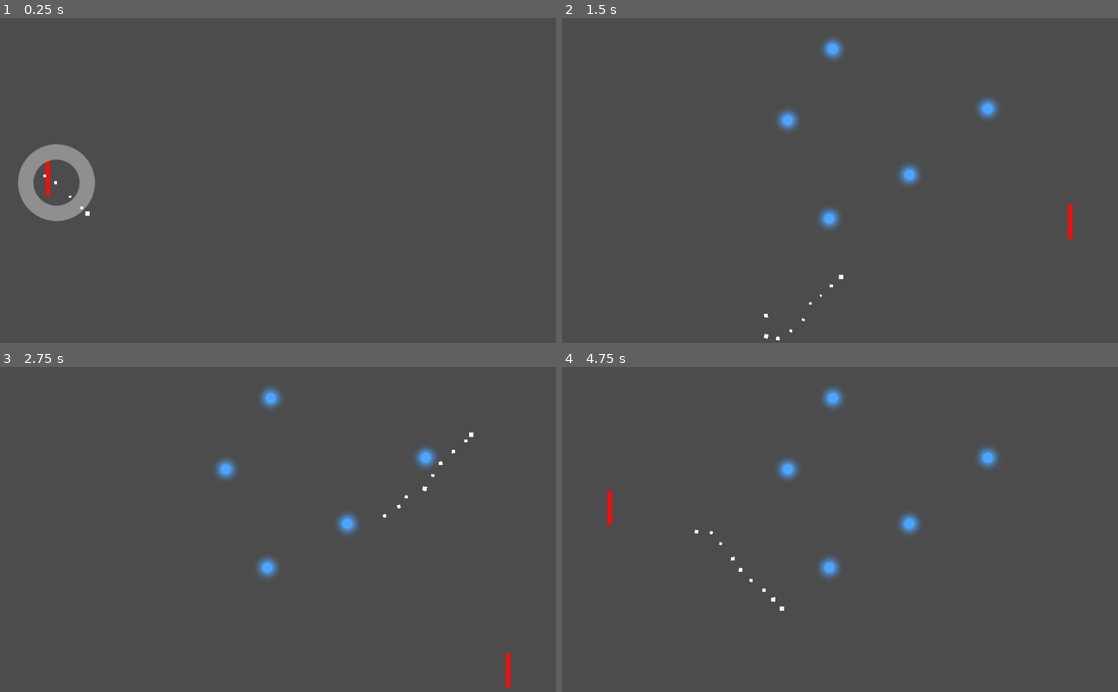
Above: before the commit, frames 1-4 (two rows, left to right).
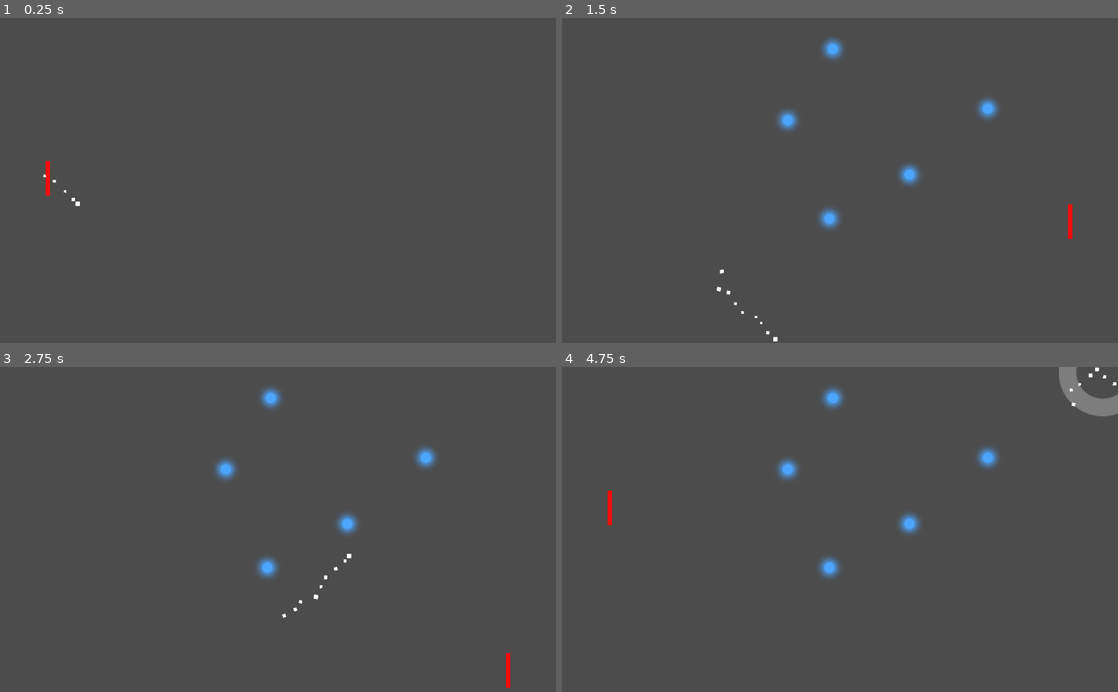
Above: after the commit, the same moments.

Repository: mgonzalezperna/pong-remix
Game: Godot game, scene res://scenes/scene-base.tscn
Same seed, same stepped clock (60 frames per second), same inputs: the game is played once before the commit and once after it.
Inputs:
- Up to frame 1 (0.25 s): no input
- Up to frame 2 (1.5 s): hold Right (paddle_right) 0.53-1.28 s; hold Down (paddle_down) from 1.28 s (still down)
- Up to frame 3 (2.75 s): release Down (paddle_down) at 2.03 s; hold Right (paddle_right) from 2.03 s (still down)
- Up to frame 4 (4.75 s): release Right (paddle_right) at 2.78 s; hold Up (paddle_hit_up) 2.78-3.53 s; hold Left (paddle_left) from 3.53 s (still down)

The runs differ from the first frame. In frame 1, 1.7% of the frame differs, in the area x 3-18%, y 38-63%; in frame 2, 0.1%; in frame 3, 0.1%; in frame 4, 0.9%.
Error after the commit: Invalid get index 'power_up_on' (on base: 'KinematicBody2D (paddle_player.gd)'). (res://scripts/ball.gd:27)

Commit message:
[#3] Add new behavior for arrow power up.
The new arrow power up moves the ball to the center of the paddle when
activated, and also has a timer associated. The more time the player
keep the power up key pressed, more powerful will be the shot.

Diff:
--- a/scripts/ball.gd
+++ b/scripts/ball.gd
@@ -9,8 +9,8 @@
 
 export var key_power_up = "ui_power_up"
 
-export (int) var shoot_velocity = 400
-export (int) var power_up_increment = 10
+export (int) var shoot_velocity = 200
+export (int) var power_coef = 10
 var arrow_rotation
 
 onready var enemies = $".."/Enemies
@@ -23,12 +23,25 @@
 
 # Function to manipulate position safetly without corrupting physics engine.
 func _integrate_forces(state):
-    state.set_angular_velocity(0)
-    var ball_state = ball_state_on_screen(state)
+    var ball_state = ball_on_screen(state)
+    if paddle.power_up_on:
+        if Input.is_action_pressed(key_power_up):
+            ball_state.origin = paddle.global_position
+            self.linear_velocity = Vector2(0,0)
+        else:
+            shoot_ball()
+            paddle.timer.stop()
+            paddle.power_up_on = false
     state.set_transform(ball_state)
 
+func shoot_ball():
+    var time_elapsed = paddle.timer.wait_time - paddle.timer.time_left
+    var power = (power_coef * time_elapsed) if (power_coef * time_elapsed > 1) else 1
+    self.linear_velocity = Vector2.UP.rotated(arrow_rotation) * shoot_velocity * power
+    go_to_closest_enemy_in_angle()
+
 # If ball left the screen, reapears in the other side.
-func ball_state_on_screen(state):
+func ball_on_screen(state):
     var ball_state = state.get_transform()
     if ball_state.origin.x > screen_size.x:
         ball_state.origin.x = 0
@@ -40,8 +53,13 @@
     var collition_bodies = get_colliding_bodies()
     for body in collition_bodies:
         if body == paddle:
-            self.linear_velocity = rebound_vector(body)
-            go_to_closest_enemy_in_angle()
+            if paddle.power_up_on:
+                self.linear_velocity = Vector2(0,0)
+            else:
+                self.linear_velocity = rebound_vector(body)
+                go_to_closest_enemy_in_angle()
+        elif body in enemies.get_children():
+            enemies.remove_child(body)
     if not collition_bodies.empty():
         clamp_angle()
         hit_effect()
@@ -84,10 +102,11 @@
 
 func _on_power_up_area_body_entered(body):
     if Input.is_action_pressed(key_power_up):
-        self.linear_velocity = Vector2(0,0)
-        paddle.get_node('Timer').start()
+        paddle.power_up_on = true
+        #self.linear_velocity = (paddle.global_position-self.position).normalized() * 400
+        paddle.timer.start()
         arrow_rotation = paddle.arrow.rotation + paddle.rotation
 
 func _on_Timer_timeout():
-    self.linear_velocity = Vector2.UP.rotated(arrow_rotation) * shoot_velocity
-    go_to_closest_enemy_in_angle()
+    shoot_ball()
+    paddle.power_up_on = false
